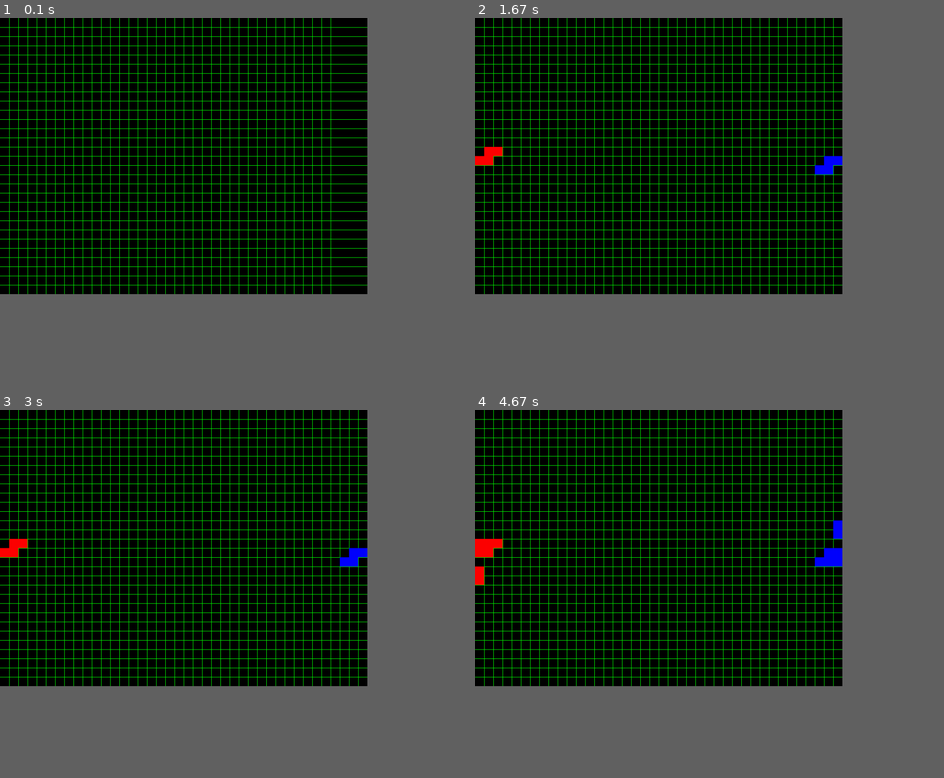
Above: before the commit, frames 1-4 (two rows, left to right).
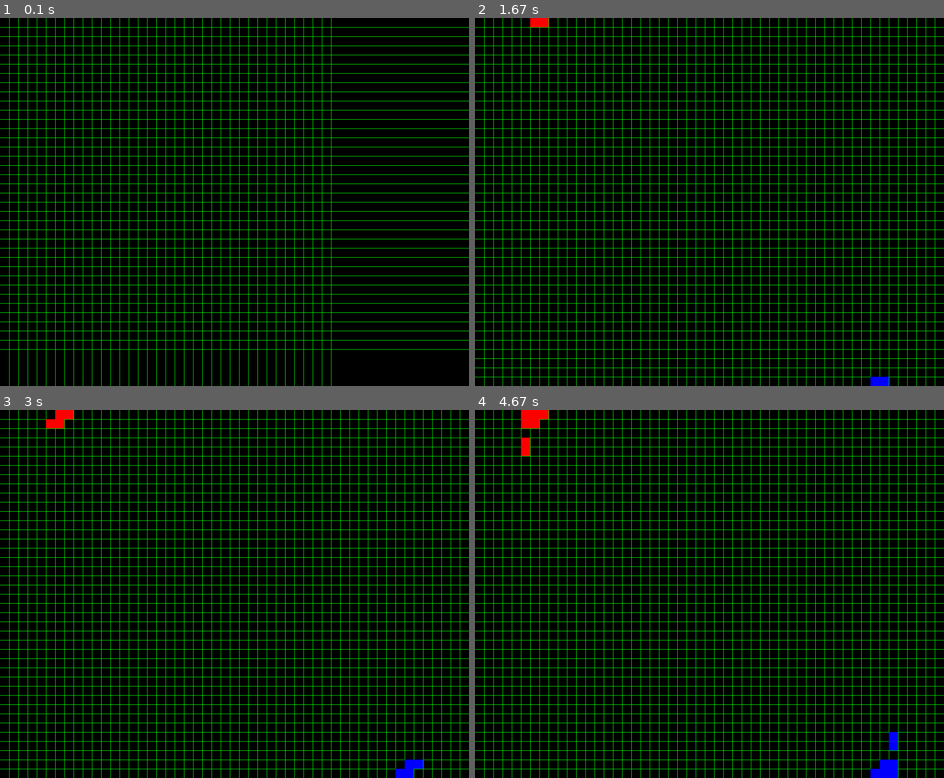
Above: after the commit, the same moments.

Repository: SDerksen/pygame
Game: pygame game, started from catgame.py
Two runs of this game, one before a commit and one after it. Both use one fixed random seed, a clock stepped at 60 frames per second and the inputs below. The source is Python 2; it was converted automatically to run under Python 3.
Inputs:
- Up to frame 1 (0.1 s): no input
- Up to frame 2 (1.67 s): hold Right 0.33-0.8 s; hold Up 0.83-1.13 s; hold Right 1.17-1.63 s
- Up to frame 3 (3 s): hold Left 1.67-2.2 s; hold Down 2.23-2.53 s; hold Left 2.57-2.97 s
- Up to frame 4 (4.67 s): hold Up 3-3.37 s; hold Space 4.07-4.43 s; hold Down 4.07-4.43 s; hold Down from 4.47 s (still down)
The window is 705x529 before the commit and 900x705 after it. Grey fills any space a smaller window leaves; there, only what the larger window draws over its background counts as a difference.

The runs differ from the first frame. In frame 1, 13% of the frame differs, in the area x 0-100%, y 0-100%; in frame 2, 17%; in frame 3, 17%; in frame 4, 18%.

Commit message:
laatste updates

Diff:
--- a/catgame.py
+++ b/catgame.py
@@ -6,8 +6,8 @@
 FPS = 100
 FPSCLOCK = pygame.time.Clock()
 
-WINDOWWIDTH = 800
-WINDOWHEIGHT = 600
+WINDOWWIDTH = 1020
+WINDOWHEIGHT = 800
 
 screen = pygame.display.set_mode((WINDOWWIDTH,WINDOWHEIGHT))
 pygame.display.set_caption('Poesje')
@@ -19,13 +19,12 @@
 
 boxsize = 20
 catx = 000
-caty = 300
-catx2 = 780
-caty2 = 300
-mov_speed = 20
+caty = 0
+catx2 = WINDOWWIDTH - boxsize
+caty2 = WINDOWHEIGHT - boxsize
+mov_speed = boxsize
 
-
-grid.drawGrid(WINDOWWIDTH, WINDOWHEIGHT,screen)
+grid.drawGrid(WINDOWWIDTH, WINDOWHEIGHT,screen,boxsize)
 
 while True:
     for event in pygame.event.get():
@@ -38,8 +37,8 @@
         if key[K_RIGHT]:
             catx += mov_speed
             catx2 -= mov_speed
-            if catx > WINDOWWIDTH - 20:
-                catx = WINDOWWIDTH - 20
+            if catx > WINDOWWIDTH - boxsize:
+                catx = WINDOWWIDTH - boxsize
             if catx2 < 0:
                 catx2 = 0
         if key[K_UP]:
@@ -47,13 +46,13 @@
             caty2 += mov_speed
             if caty < 0:
                 caty = 0
-            if caty2 > WINDOWHEIGHT - 20:
-                caty2 = WINDOWHEIGHT - 20
+            if caty2 > WINDOWHEIGHT - boxsize:
+                caty2 = WINDOWHEIGHT - boxsize
         if key[K_DOWN]:
             caty += mov_speed
             caty2 -= mov_speed
-            if caty > WINDOWHEIGHT - 20:
-                caty = WINDOWHEIGHT - 20
+            if caty > WINDOWHEIGHT - boxsize:
+                caty = WINDOWHEIGHT - boxsize
             if caty2 < 0:
                 caty2 = 0
         if key[K_LEFT]:
@@ -61,8 +60,8 @@
             catx2 += mov_speed
             if catx < 0:
                 catx = 0
-            if catx2 > WINDOWWIDTH - 20:
-                catx2 = WINDOWWIDTH - 20
+            if catx2 > WINDOWWIDTH - boxsize:
+                catx2 = WINDOWWIDTH - boxsize
     playbox = pygame.draw.rect(screen, RED, (catx, caty, boxsize, boxsize))
     playbox2 = pygame.draw.rect(screen, BLUE, (catx2, caty2, boxsize, boxsize))
     pygame.display.update()
--- a/grid.py
+++ b/grid.py
@@ -2,7 +2,7 @@
 import pygame, sys
 from pygame.locals import *
 
-def drawGrid( WINDOWWIDTH, WINDOWHEIGHT,screen):
+def drawGrid( WINDOWWIDTH, WINDOWHEIGHT,screen,boxsize):
     WHITE = (255,255,255)
     RED   = (255,  0,  0)
     BLUE  = (  0,  0,255)
@@ -10,8 +10,8 @@
     GREEN = (  0,255,  0)
 
 
-    linespacex = 20
-    linespacey = 20
+    linespacex = boxsize
+    linespacey = boxsize
     GRIDLINES = WINDOWWIDTH / linespacex
     teller = 0
     positionx = 0
Not shown, changed: grid.pyc
